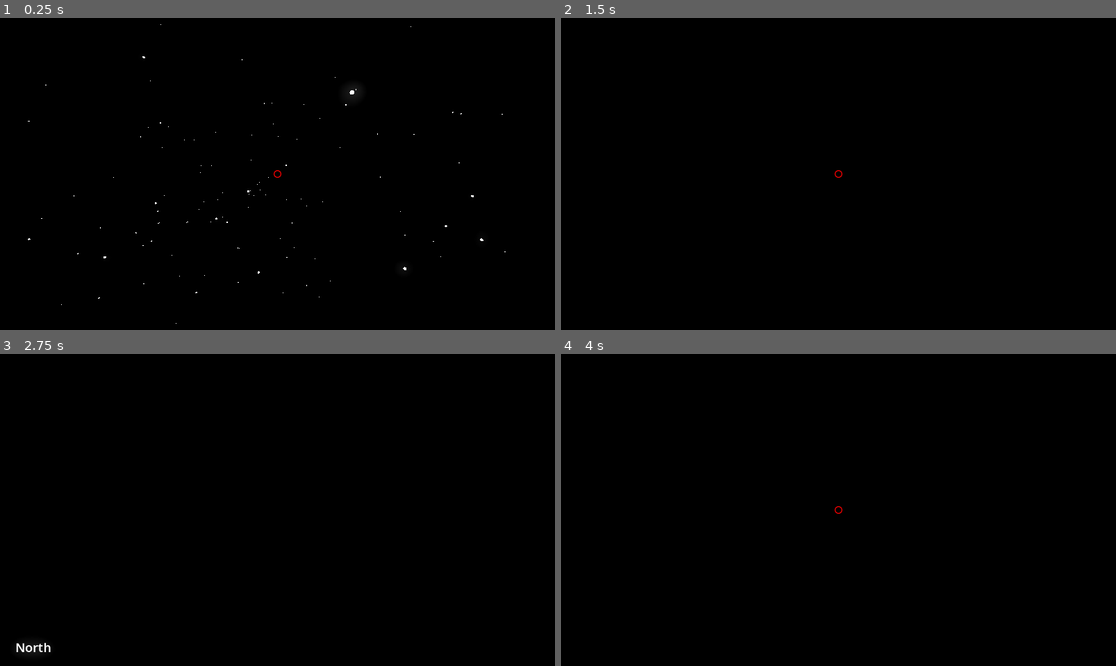
Above: before the commit, frames 1-4 (two rows, left to right).
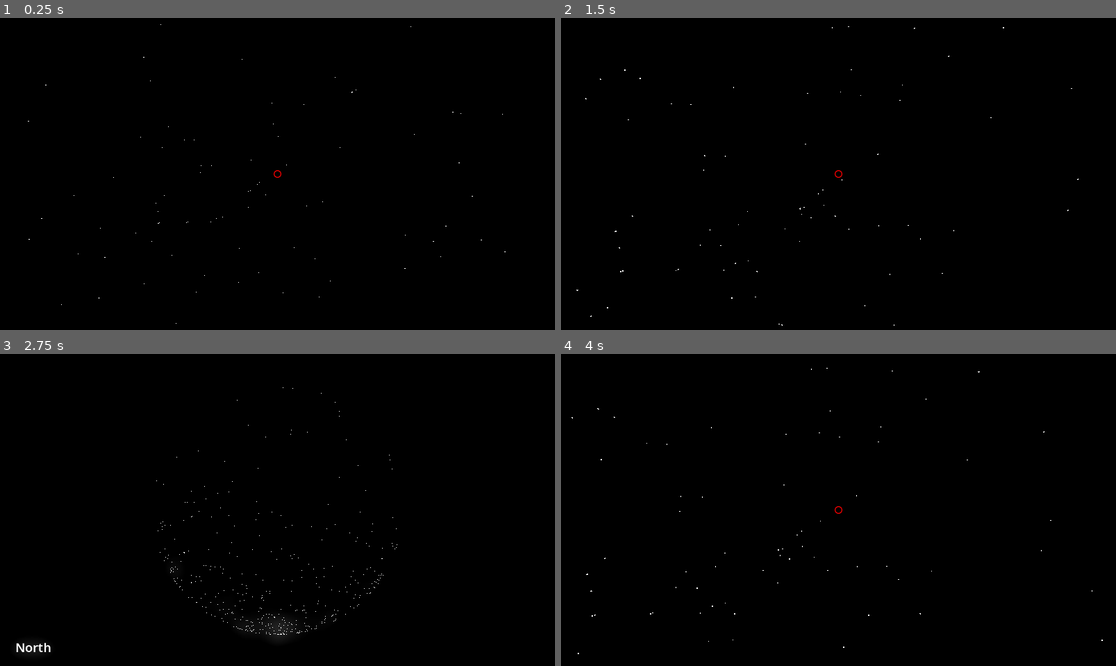
Above: after the commit, the same moments.

Repository: sergio2312/Exosky
Game: Godot game, scene res://Scenes/Game.tscn
The game is run twice, just before and just after one commit, with the same random seed, the same clock (stepped at 60 frames per second) and the same inputs. This scene is started directly instead of the project's main scene.
Inputs (mouse positions are in pixels of both pictures, inside the frame that each line leads up to):
- Up to frame 1 (0.25 s): no input
- Up to frame 2 (1.5 s): tap Enter at 0.5 s; move the mouse to (866, 174) at 0.52 s; hold Mouse wheel down (decrease_FOV) 0.53-1.28 s; hold W (forward) from 0.53 s (still down); click (866, 174) at 0.67 s; move the mouse to (810, 174) at 1.27 s; tap Mouse wheel up (increase_FOV) at 1.35 s
- Up to frame 3 (2.75 s): keep holding W (forward); tap Space at 2 s; move the mouse to (288, 503) at 2.02 s; hold 1 from 2.03 s (still down)
- Up to frame 4 (4 s): keep holding W (forward); tap Enter at 2.75 s; move the mouse to (832, 516) at 2.77 s; release 1 at 2.78 s; tap 2 at 2.85 s; click (832, 516) at 2.92 s; tap Space at 3.5 s; move the mouse to (877, 513) at 3.52 s; hold 3 from 3.53 s (still down)

The runs differ from the first frame. In frame 1, less than 0.1% of the frame differs, in the area x 5-91%, y 12-90%; in frame 2, less than 0.1%; in frame 3, 0.2%, in the area x 28-72%, y 10-91%; in frame 4, less than 0.1%.

Commit message:
asjndkjasnd

Diff:
--- a/Exosky/Scenes/Game3D.tscn
+++ b/Exosky/Scenes/Game3D.tscn
@@ -32,7 +32,8 @@
 [node name="StarManager" type="Node" parent="."]
 unique_name_in_owner = true
 script = ExtResource("1_16vrx")
-scaleFactorMult = 0.33
+scaleFactorMult = 0.05
+scaleFactorAdd = 0.2
 
 [node name="DirectionalLight3D" type="DirectionalLight3D" parent="."]
 
@@ -42,7 +43,7 @@
 
 [node name="TopView" type="Camera3D" parent="Player"]
 unique_name_in_owner = true
-transform = Transform3D(1, 0, 0, 0, -4.37114e-08, -1, 0, 1, -4.37114e-08, 0, -1.7606, 0)
+transform = Transform3D(-1, -8.74228e-08, 3.82137e-15, 0, -4.37114e-08, -1, 8.74228e-08, -1, 4.37114e-08, 0, -1.7606, 0)
 projection = 1
 size = 250.0
 
--- a/Exosky/Scripts/PlayerController.gd
+++ b/Exosky/Scripts/PlayerController.gd
@@ -44,10 +44,10 @@
         cursor.modulate=Color.RED
 
     var dir = -%Camera.global_basis.z
-    if Input.is_action_pressed("forward"):
-        global_position+=dir * moveSpeed * delta
-    if Input.is_action_pressed("backward"):
-        global_position-=dir * moveSpeed * delta
+    #if Input.is_action_pressed("forward"):
+        #global_position+=dir * moveSpeed * delta
+    #if Input.is_action_pressed("backward"):
+        #global_position-=dir * moveSpeed * delta
     if Input.is_action_pressed("increase_FOV"):
         currentFov += fovChangeSpeed * delta
     if Input.is_action_pressed("decrease_FOV"):
Binary file added: Exosky/Data/IconUntouch.png
Not shown, added: Exosky/Data/IconUntouch.png.import
